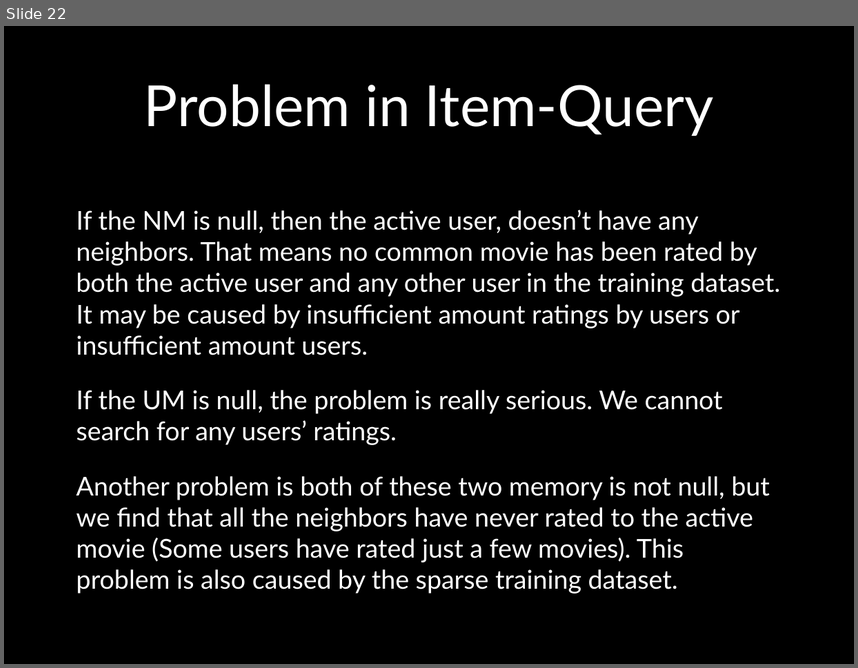
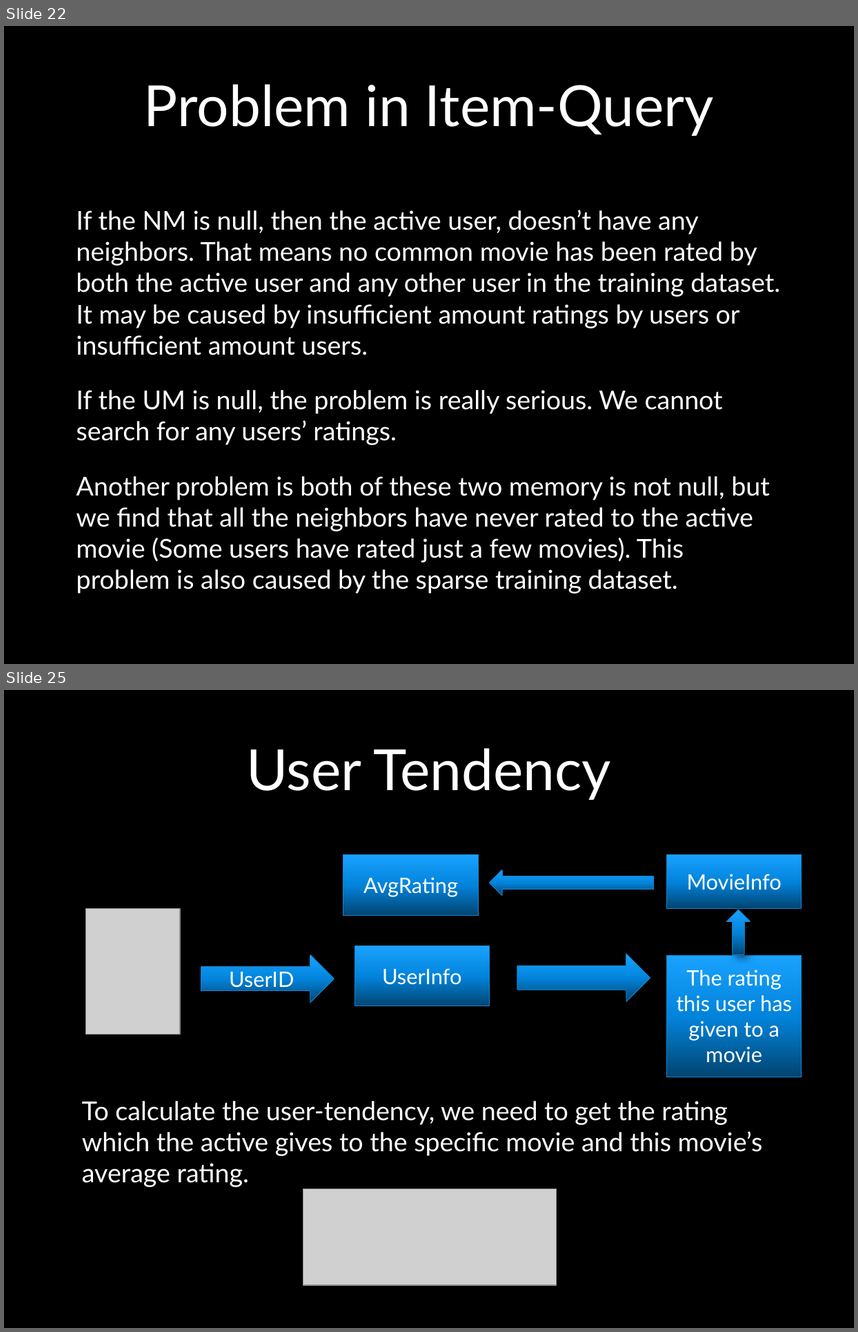
Before and after one commit to UCSBGauchos/MAE-data, a slide deck: Final Presentation.pptx. Shown one above the other, each under a label of ours: slide 22 before the commit, slides 22 and 25 after it; the slides between them are not shown. The pictures are 858x668 and 858x1332 pixels, drawn with LibreOffice and Linux fonts; fonts in the diff are those of the drawing; grey boxes stand for pictures; background and template pictures are left out. Boxes give left, top, right and bottom in pixels: in the first picture for what was removed or moved away, otherwise in the second. Text is boxed around its words. In the diff, an @@ line names an element or a change of style, - is before the commit and + after.

```diff
--- a/Final Presentation.pptx
+++ b/Final Presentation.pptx
@@ slide 25 added at box(4, 690, 854, 1328), background picture (left out) @@
@@ title added at box(247, 748, 611, 800), 48 pt, text #FFFFFF @@
+User Tendency
@@ rectangle added at box(343, 855, 478, 915), fill gradient #014573 to #0285DD to #1AA3FF, outline #1884CD 0.5 pt, 18 pt, text #FFFFFF @@
+AvgRating
@@ rectangle added at box(667, 855, 802, 909), fill gradient #014573 to #0285DD to #1AA3FF, outline #1884CD 0.5 pt, 18 pt, text #FFFFFF @@
+MovieInfo
@@ left arrow added at box(489, 870, 653, 896), fill gradient #014573 to #0285DD to #1AA3FF, outline #1884CD 0.5 pt @@
@@ picture added at box(85, 909, 180, 1034) @@
@@ up arrow added at box(726, 909, 751, 954), fill gradient #014573 to #0285DD to #1AA3FF, outline #1884CD 0.5 pt @@
@@ right arrow added at box(201, 954, 334, 1002), fill gradient #014573 to #0285DD to #1AA3FF, outline #1884CD 0.5 pt, 18 pt, text #FFFFFF @@
+UserID
@@ rectangle added at box(355, 946, 489, 1006), fill gradient #014573 to #0285DD to #1AA3FF, outline #1884CD 0.5 pt, 18 pt, text #FFFFFF @@
+UserInfo
@@ right arrow added at box(517, 954, 650, 1001), fill gradient #014573 to #0285DD to #1AA3FF, outline #1884CD 0.5 pt @@
@@ rectangle added at box(667, 955, 802, 1077), fill gradient #014573 to #0285DD to #1AA3FF, outline #1884CD 0.5 pt, 18 pt, text #FFFFFF @@
+The rating this user has given to a movie
@@ text added at box(82, 1101, 763, 1187), 22 pt, text #FFFFFF @@
+To calculate the user-tendency, we need to get the rating which the active gives to the specific movie and this movie’s average rating.
@@ picture added at box(303, 1188, 557, 1284) @@
```
Also in this commit, not shown: 2 slides changed, 8 other slides added.
